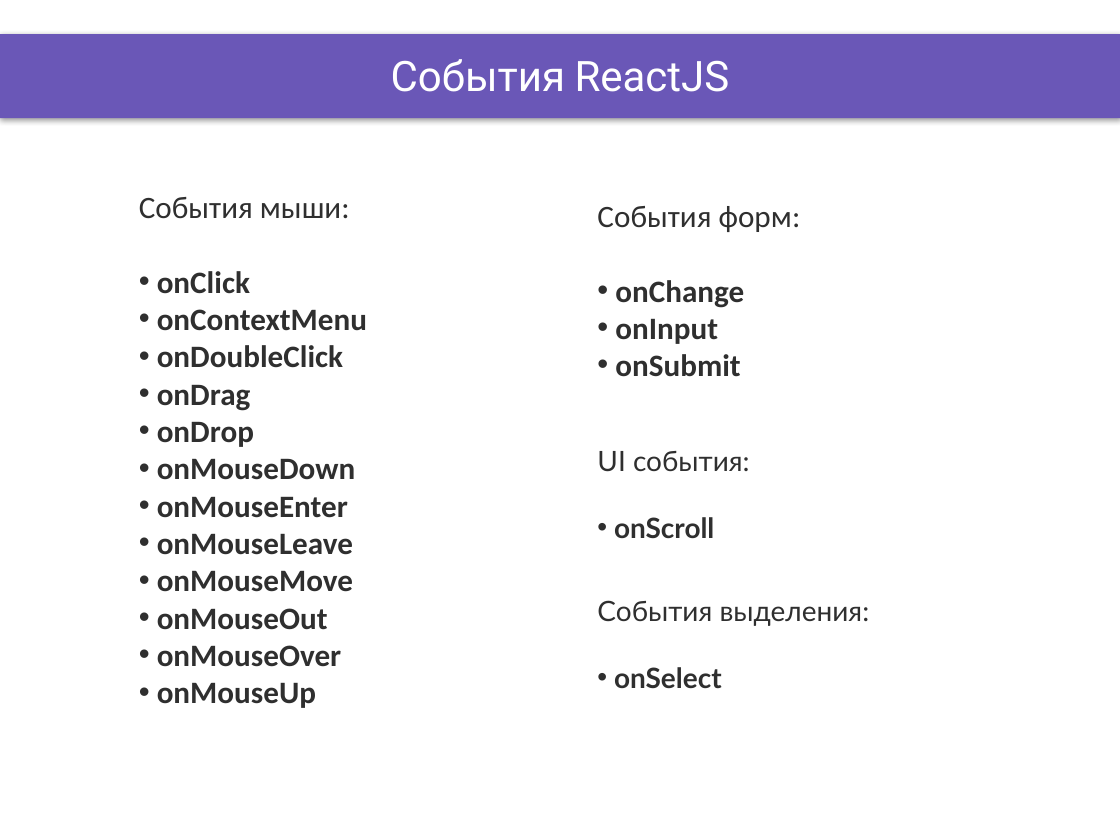
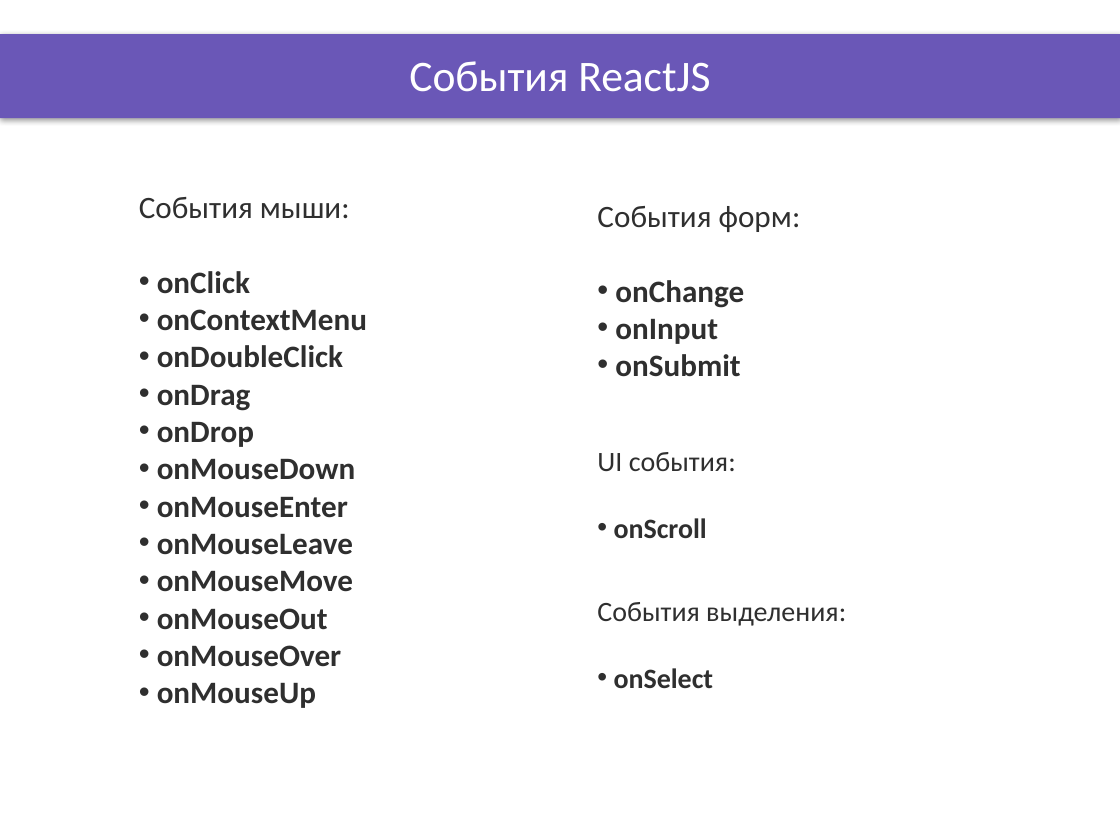
Before and after one commit to DinamickaDevelopment/Ignite-1, a slide deck: slide 5 of 003_React/lesson_21/Presentation/React_events.pptx. Drawn at 1120x840 pixels with LibreOffice and Linux fonts; fonts in the diff are those of the drawing; background and template pictures are left out. Boxes give left, top, right and bottom in pixels: in the first picture for what was removed or moved away, otherwise in the second. Text is boxed around its words. In the diff, an @@ line names an element or a change of style, - is before the commit and + after.

```diff
--- a/003_React/lesson_21/Presentation/React_events.pptx
+++ b/003_React/lesson_21/Presentation/React_events.pptx
@@ title "События ReactJS" at (x1=409, y1=61, x2=710, y2=92): size 27 to 28 pt, font Roboto to Calibri @@
@@ text "UI события:" at (x1=597, y1=452, x2=736, y2=538): font Lato to Calibri @@
@@ text "События выделения:" at (x1=597, y1=602, x2=846, y2=688): font Lato to Calibri @@
```
Also in this commit, not shown: 5 other slides changed, 10 other files.
